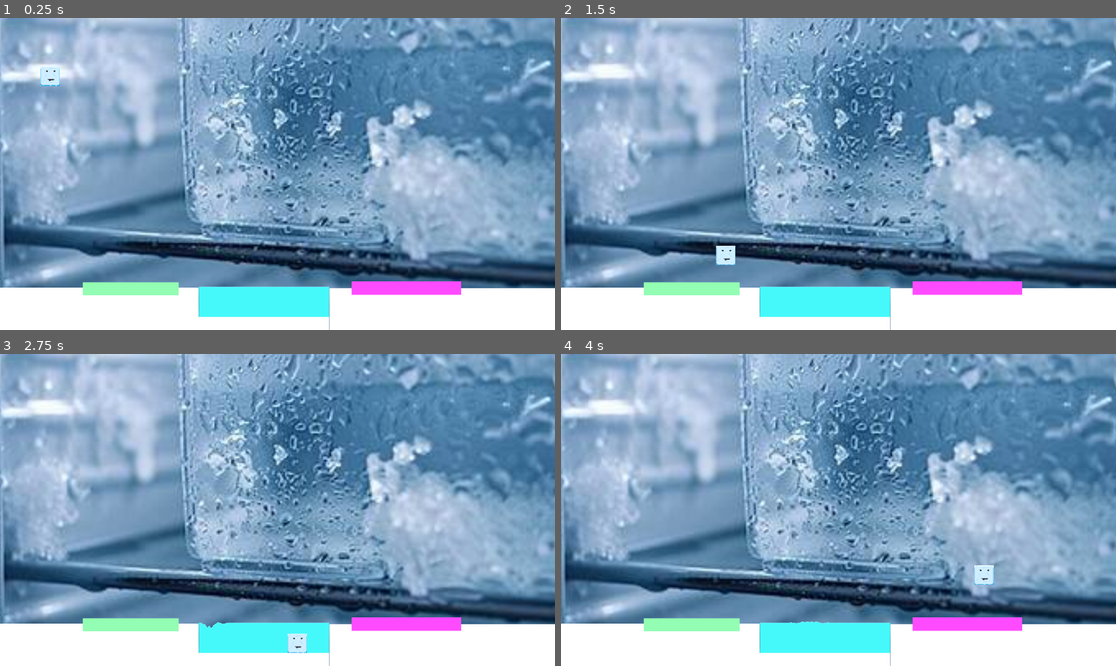
Above: before the commit, frames 1-4 (two rows, left to right).
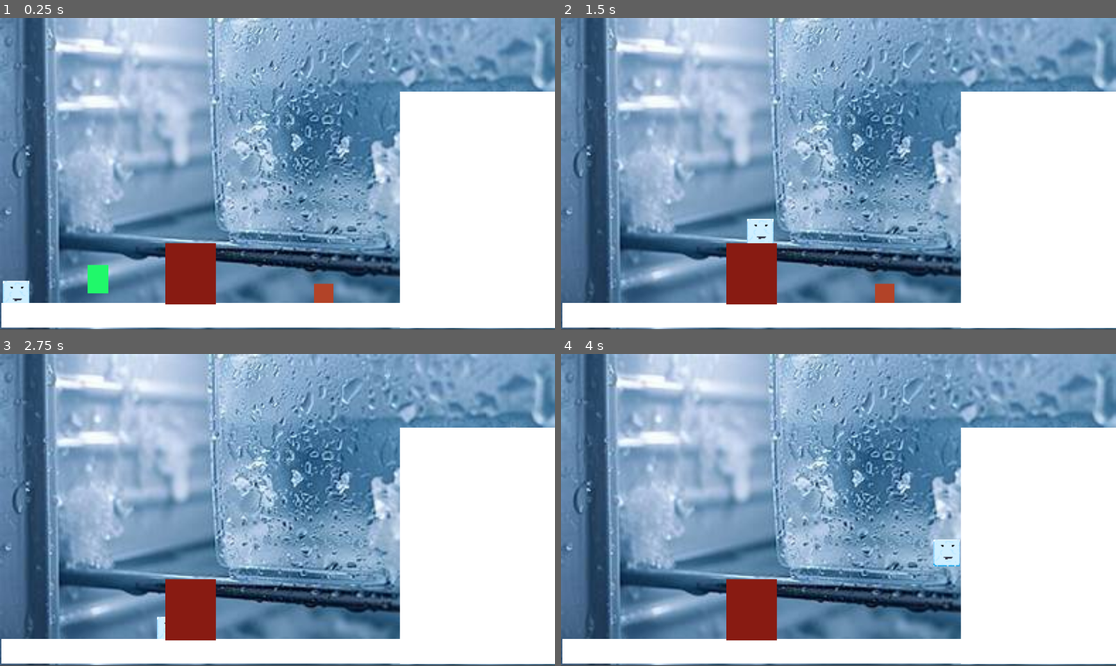
Above: after the commit, the same moments.

Repository: Shlok-Bhakta/n-ice-cube
Game: Godot game, scene res://level_2.tscn
Two runs of this game, one before a commit and one after it. Both use one fixed random seed, a clock stepped at 60 frames per second and the inputs below. Before the commit the project starts from res://Scenes/node_2d.tscn.
Inputs:
- Up to frame 1 (0.25 s): no input
- Up to frame 2 (1.5 s): hold W (UP) 0.53-1.28 s; hold D (RIGHT) from 0.53 s (still down); tap W (UP) at 1.35 s
- Up to frame 3 (2.75 s): tap W (UP) at 1.52, 1.82 s; release D (RIGHT) at 2.03 s; hold A (LEFT) from 2.03 s (still down); hold W (UP) from 2.03 s (still down)
- Up to frame 4 (4 s): release A (LEFT) at 2.78 s; release W (UP) at 2.78 s; hold D (RIGHT) from 2.78 s (still down); tap W (UP) at 2.85, 3.02, 3.32 s; hold W (UP) from 3.53 s (still down)

The runs differ from the first frame. In frame 1, 66% of the frame differs, in the area x 0-100%, y 0-100%; in frame 2, 66%; in frame 3, 66%; in frame 4, 66%.

Commit message:
Spawner, Climbing Claws and Chili

Diff:
--- /dev/null
+++ b/BBQ.tscn
@@ -0,0 +1,18 @@
+[gd_scene load_steps=2 format=3 uid="uid://dvej3pm8r4ctm"]
+
+[ext_resource type="Script" uid="uid://b4jrqxh0nsogm" path="res://bbq.gd" id="1_l8beu"]
+
+[node name="Node2D" type="Node2D"]
+script = ExtResource("1_l8beu")
+
+[node name="spawnTimer" type="Timer" parent="."]
+wait_time = 3.0
+autostart = true
+
+[node name="ColorRect" type="ColorRect" parent="."]
+offset_top = 53.0
+offset_right = 105.0
+offset_bottom = 180.0
+color = Color(0.5349564, 0.10633197, 0.07320485, 1)
+
+[connection signal="timeout" from="spawnTimer" to="." method="_on_spawn_timer_timeout"]
--- /dev/null
+++ b/Enemy_Scene.tscn
@@ -0,0 +1,18 @@
+[gd_scene load_steps=3 format=3 uid="uid://ccg8h8dtekoj1"]
+
+[ext_resource type="Script" uid="uid://bqsy181sp5jt5" path="res://Fire.gd" id="1_3qeg6"]
+
+[sub_resource type="RectangleShape2D" id="RectangleShape2D_n8xrg"]
+size = Vector2(44, 77)
+
+[node name="Enemy" type="CharacterBody2D"]
+script = ExtResource("1_3qeg6")
+
+[node name="ColorRect" type="ColorRect" parent="."]
+offset_right = 43.0
+offset_bottom = 72.0
+color = Color(0.90588236, 0.22352941, 0.019607844, 1)
+
+[node name="CollisionShape2D" type="CollisionShape2D" parent="."]
+position = Vector2(22, 36.5)
+shape = SubResource("RectangleShape2D_n8xrg")
--- /dev/null
+++ b/Fire.gd
@@ -0,0 +1,29 @@
+extends CharacterBody2D
+
+@export var speed := 50
+@export var gravity := 4000
+
+var player: CharacterBody2D
+
+func _ready() -> void:
+	player = get_tree().get_first_node_in_group("player")
+
+func _physics_process(delta: float) -> void:
+	# Gravity
+	if not is_on_floor():
+		velocity.y += gravity * delta
+
+	# Chase the player
+	if player:
+		var dir := (player.global_position - global_position).normalized()
+		velocity.x = dir.x * speed
+
+	move_and_slide()
+
+	#Check if plater is collided or something else
+	for i in range(get_slide_collision_count()):
+		var collision = get_slide_collision(i)
+		var collider = collision.get_collider()
+
+		if collider.is_in_group("player") and not player.jal_power:
+			get_tree().reload_current_scene()
--- a/Player/player.gd
+++ b/Player/player.gd
@@ -1,34 +1,60 @@
 extends CharacterBody2D
-
-@onready var anim: AnimatedSprite2D = $AnimatedSprite2D
 
 @export var speed: int = 400
 @export var gravity: int = 4000
 @export var jump_velocity: int = -1200
+@export var climb_speed: int = 150
+
+var wall_climb_enabled := false
+var jal_power = false
+var on_wall := false
 
 func _ready() -> void:
 	add_to_group("can_interact_with_water")
 	add_to_group("player")
 
+func enable_wall_climb():
+	wall_climb_enabled = true
+
+func enable_jal_power():
+	jal_power = true
 
 func _physics_process(delta: float) -> void:
-	# Moving our boi Left and Right
+		# Left / Right movement
 	var direction := Input.get_axis("LEFT", "RIGHT")
-	if direction != 0:
-		if direction < 0:
-			anim.play("Left")
-		else:
-			anim.play("Right")
-		velocity.x = direction * speed
-	else:
-		velocity.x = 0
-		anim.play("Idle")
-	# You should be able to figure out what this does :)
+	velocity.x = direction * speed
+
+		# Gravity
 	if not is_on_floor():
 		velocity.y += gravity * delta
-		anim.play("Jump")
-	# Handle jump
+
+		# Jump
 	if Input.is_action_just_pressed("UP") and is_on_floor():
 		velocity.y = jump_velocity
 
+		# Check walls
+	on_wall = is_on_wall()
+
+	 # Wall climbing
+	if wall_climb_enabled and on_wall:
+	 # cancel gravity
+		velocity.y = 0
+
+		var vertical := 0.0
+		if Input.is_action_pressed("UP"):
+			vertical -= 1
+		if Input.is_action_pressed("DOWN"):
+			vertical += 1
+
+		velocity.y = vertical * climb_speed
+
 	move_and_slide()
+
+
+
+func _on_climbing_claws_picked_up() -> void:
+	enable_wall_climb()
+
+
+func _on_jalapeno_jal_picked_up() -> void:
+	enable_jal_power()
--- a/Scenes/node_2d.tscn
+++ b/Scenes/node_2d.tscn
@@ -1,8 +1,9 @@
-[gd_scene load_steps=15 format=3 uid="uid://kdmb4vuhof70"]
+[gd_scene load_steps=16 format=3 uid="uid://kdmb4vuhof70"]
 
 [ext_resource type="Texture2D" uid="uid://cdkylfosjptn4" path="res://OIP.jpg" id="1_1erje"]
 [ext_resource type="Texture2D" uid="uid://0cubncd60hpa" path="res://Cube.png" id="2_m22wp"]
 [ext_resource type="Script" uid="uid://wsn35dvx83pc" path="res://water.gd" id="3_hh5uf"]
+[ext_resource type="PackedScene" uid="uid://dvej3pm8r4ctm" path="res://BBQ.tscn" id="4_6whob"]
 
 [sub_resource type="GDScript" id="GDScript_3c0f4"]
 resource_name = "Player"
@@ -94,7 +95,7 @@
 size = Vector2(195, 29)
 
 [sub_resource type="RectangleShape2D" id="RectangleShape2D_v7gqg"]
-size = Vector2(269, 60)
+size = Vector2(270, 62)
 
 [sub_resource type="GDScript" id="GDScript_hh5uf"]
 script/source = "extends CollisionShape2D
@@ -120,19 +121,20 @@
 offset_bottom = 663.0
 texture = ExtResource("1_1erje")
 
-[node name="CharacterBody2D" type="CharacterBody2D" parent="." groups=["can_interact_with_water"]]
+[node name="CharacterBody2D" type="CharacterBody2D" parent="." groups=["can_interact_with_water", "player"]]
 position = Vector2(-149, 569)
 script = SubResource("GDScript_3c0f4")
 
 [node name="CollisionShape2D" type="CollisionShape2D" parent="CharacterBody2D"]
-position = Vector2(253, -479)
+z_index = -1
+position = Vector2(245, -33)
 shape = SubResource("RectangleShape2D_emlxi")
 
 [node name="TextureRect" type="TextureRect" parent="CharacterBody2D"]
-offset_left = 233.0
-offset_top = -497.0
-offset_right = 273.0
-offset_bottom = -457.0
+offset_left = 225.0
+offset_top = -52.0
+offset_right = 265.0
+offset_bottom = -12.0
 texture = ExtResource("2_m22wp")
 
 [node name="Platform" type="StaticBody2D" parent="."]
@@ -208,7 +210,7 @@
 
 [node name="water" type="Node2D" parent="." groups=["player"]]
 z_index = -1
-position = Vector2(413, 558.035)
+position = Vector2(-149, 558.035)
 script = ExtResource("3_hh5uf")
 water_size = Vector2(270, 62)
 metadata/_custom_type_script = "uid://wsn35dvx83pc"
@@ -216,9 +218,13 @@
 [node name="Area2D" type="Area2D" parent="water"]
 
 [node name="CollisionShape2D" type="CollisionShape2D" parent="water/Area2D"]
-position = Vector2(134.5, 30.965027)
+position = Vector2(135, 31)
 shape = SubResource("RectangleShape2D_v7gqg")
 script = SubResource("GDScript_hh5uf")
+
+[node name="BBQ" parent="." instance=ExtResource("4_6whob")]
+z_index = -1
+position = Vector2(957, 395)
 
 [connection signal="body_entered" from="Speed_Power" to="CharacterBody2D" method="_on_speed_power_body_entered"]
 [connection signal="body_exited" from="Speed_Power" to="CharacterBody2D" method="_on_speed_power_body_exited"]
--- /dev/null
+++ b/bbq.gd
@@ -0,0 +1,17 @@
+extends Node2D
+
+@onready var spawn_timer = $spawnTimer
+const Enemy = preload("res://Enemy_Scene.tscn")
+
+var spawn_count: int = 0
+@export var max_spawns: int = 5
+
+func _on_spawn_timer_timeout() -> void:
+	if spawn_count >= max_spawns:
+		return  # Do nothing once the limit is hit
+
+	var new_enemy = Enemy.instantiate()
+	get_parent().add_child(new_enemy)
+
+	new_enemy.global_position = global_position
+	spawn_count += 1
--- /dev/null
+++ b/climbing_claws.gd
@@ -0,0 +1,11 @@
+extends Area2D
+
+signal picked_up
+
+func _ready():
+	body_entered.connect(_on_body_entered)
+
+func _on_body_entered(body):
+	if body.is_in_group("player"):
+		picked_up.emit()
+		queue_free()
--- /dev/null
+++ b/jalapeno.gd
@@ -0,0 +1,11 @@
+extends Area2D
+
+signal jal_picked_up
+
+func _ready():
+	body_entered.connect(_on_body_entered)
+
+func _on_body_entered(body):
+	if body.is_in_group("player"):
+		jal_picked_up.emit()
+		queue_free()
--- /dev/null
+++ b/level_2.tscn
@@ -0,0 +1,101 @@
+[gd_scene load_steps=11 format=3 uid="uid://us4q0w4vm1tp"]
+
+[ext_resource type="Texture2D" uid="uid://cdkylfosjptn4" path="res://OIP.jpg" id="1_jg0dc"]
+[ext_resource type="Script" uid="uid://ufswu4nmmww0" path="res://Player/player.gd" id="2_xdadj"]
+[ext_resource type="Texture2D" uid="uid://0cubncd60hpa" path="res://Cube.png" id="3_1y8me"]
+[ext_resource type="Script" uid="uid://meju00qswcb1" path="res://climbing_claws.gd" id="4_1y8me"]
+[ext_resource type="PackedScene" uid="uid://dvej3pm8r4ctm" path="res://BBQ.tscn" id="5_n7ypv"]
+[ext_resource type="Script" uid="uid://cfylewe12a4ix" path="res://jalapeno.gd" id="6_0s5r2"]
+
+[sub_resource type="RectangleShape2D" id="RectangleShape2D_n7ypv"]
+size = Vector2(55, 46.5)
+
+[sub_resource type="RectangleShape2D" id="RectangleShape2D_0s5r2"]
+size = Vector2(825, 47)
+
+[sub_resource type="RectangleShape2D" id="RectangleShape2D_7j8ne"]
+size = Vector2(325, 489)
+
+[sub_resource type="RectangleShape2D" id="RectangleShape2D_7dov7"]
+size = Vector2(43, 57.5)
+
+[node name="Level 2" type="Node2D"]
+
+[node name="TextureRect" type="TextureRect" parent="."]
+offset_right = 1153.0
+offset_bottom = 646.0
+texture = ExtResource("1_jg0dc")
+
+[node name="Player" type="CharacterBody2D" parent="." groups=["can_interact_with_water", "player"]]
+script = ExtResource("2_xdadj")
+
+[node name="CollisionShape2D" type="CollisionShape2D" parent="Player"]
+position = Vector2(32, 558.75)
+shape = SubResource("RectangleShape2D_n7ypv")
+
+[node name="Sprite2D" type="Sprite2D" parent="Player"]
+position = Vector2(33.5, 563)
+scale = Vector2(1.7187499, 1.75)
+texture = ExtResource("3_1y8me")
+
+[node name="Platform" type="StaticBody2D" parent="."]
+
+[node name="CollisionShape2D" type="CollisionShape2D" parent="Platform"]
+position = Vector2(415.5, 616.5)
+shape = SubResource("RectangleShape2D_0s5r2")
+
+[node name="ColorRect" type="ColorRect" parent="Platform"]
+offset_left = 3.0
+offset_top = 592.0
+offset_right = 833.0
+offset_bottom = 643.0
+
+[node name="CollisionShape2D2" type="CollisionShape2D" parent="Platform"]
+position = Vector2(989.5, 396.5)
+shape = SubResource("RectangleShape2D_7j8ne")
+
+[node name="ColorRect2" type="ColorRect" parent="Platform"]
+offset_left = 830.0
+offset_top = 153.0
+offset_right = 1153.0
+offset_bottom = 644.0
+
+[node name="Climbing Claws" type="Area2D" parent="."]
+position = Vector2(-1, 3)
+script = ExtResource("4_1y8me")
+
+[node name="CollisionShape2D" type="CollisionShape2D" parent="Climbing Claws"]
+position = Vector2(674.5, 569.5)
+shape = SubResource("RectangleShape2D_7dov7")
+
+[node name="ColorRect" type="ColorRect" parent="Climbing Claws"]
+offset_left = 653.0
+offset_top = 549.0
+offset_right = 693.0
+offset_bottom = 589.0
+color = Color(0.6982579, 0.26277956, 0.15637088, 1)
+
+[node name="Node2D" parent="." instance=ExtResource("5_n7ypv")]
+z_index = 1
+z_as_relative = false
+position = Vector2(343, 415)
+
+[node name="Jalapeno" type="Area2D" parent="."]
+position = Vector2(-2, 6)
+script = ExtResource("6_0s5r2")
+
+[node name="CollisionShape2D" type="CollisionShape2D" parent="Jalapeno"]
+position = Vector2(206, 537.75)
+shape = SubResource("RectangleShape2D_7dov7")
+
+[node name="ColorRect" type="ColorRect" parent="Jalapeno"]
+offset_left = 184.0
+offset_top = 507.0
+offset_right = 227.0
+offset_bottom = 566.0
+color = Color(0.1254902, 0.972549, 0.41568628, 1)
+
+[connection signal="body_entered" from="Climbing Claws" to="Player" method="_on_area_2d_body_entered"]
+[connection signal="picked_up" from="Climbing Claws" to="Player" method="_on_climbing_claws_picked_up"]
+[connection signal="body_entered" from="Jalapeno" to="Player" method="_on_jalapeno_body_entered"]
+[connection signal="jal_picked_up" from="Jalapeno" to="Player" method="_on_jalapeno_jal_picked_up"]
--- a/project.godot
+++ b/project.godot
@@ -11,7 +11,7 @@
 [application]
 
 config/name="n-ice-cube"
-run/main_scene="uid://kdmb4vuhof70"
+run/main_scene="uid://us4q0w4vm1tp"
 config/features=PackedStringArray("4.5", "GL Compatibility")
 config/icon="res://icon.svg"
 
Not shown, added: Fire.gd.uid
Not shown, changed: OIP.jpg.import
Not shown, added: bbq.gd.uid
Not shown, added: climbing_claws.gd.uid
Not shown, added: jalapeno.gd.uid
